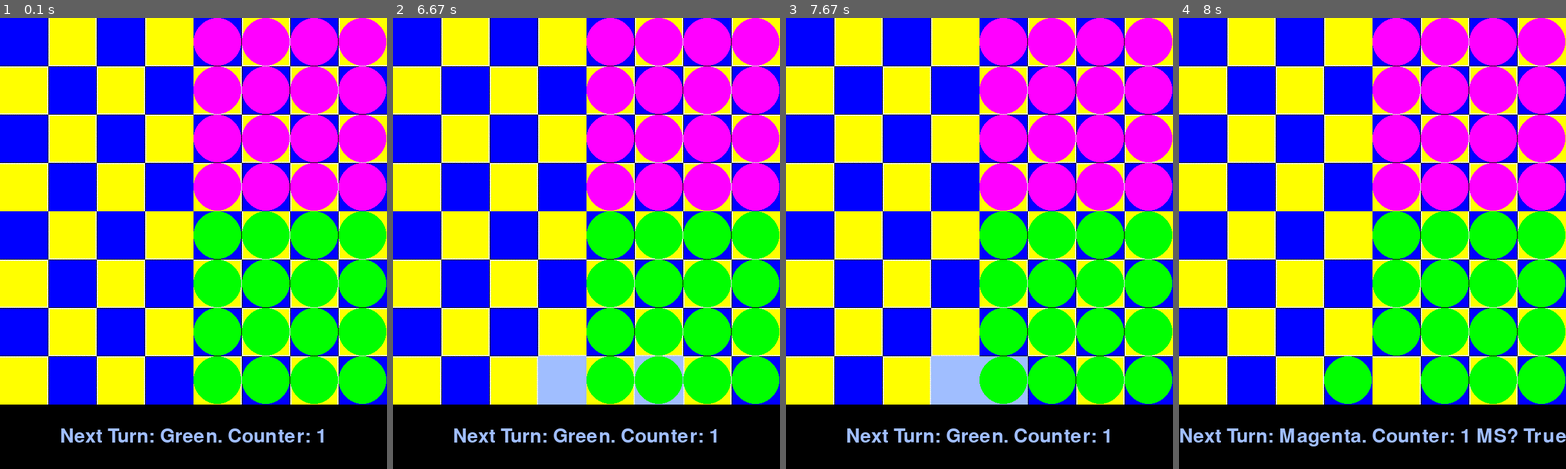
Above: before the commit, frames 1-4 (left to right).
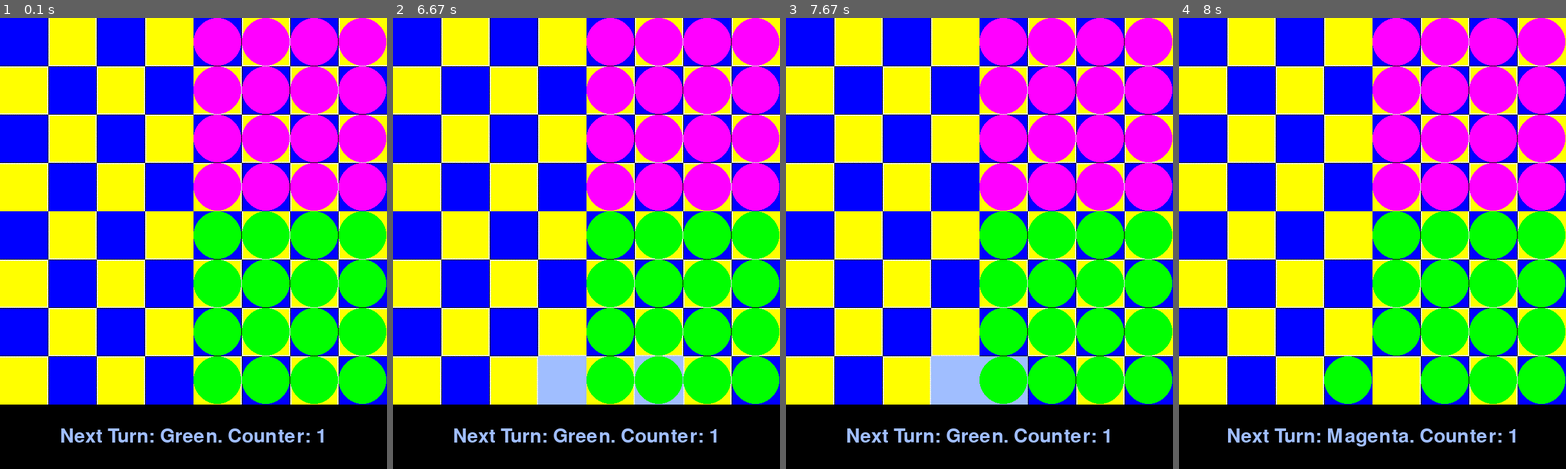
Above: after the commit, the same moments.

Repository: Patlatus/Pygame-Overcrowded-Trolleybus
Game: pygame game, started from main.py
The game is run twice, just before and just after one commit, with the same random seed, the same clock (stepped at 60 frames per second) and the same inputs.
Inputs (mouse positions are in pixels of both pictures, inside the frame that each line leads up to):
- Up to frame 1 (0.1 s): no input
- Up to frame 2 (6.67 s): click (586, 243) at 0.38 s; click (625, 342) at 0.72 s; click (725, 401) at 1.05 s; click (590, 293) at 1.92 s; click (687, 315) at 2.25 s; click (721, 360) at 2.72 s; click (721, 333) at 3.65 s; click (601, 225) at 3.98 s; click (725, 347) at 4.38 s; click (690, 293) at 4.75 s; click (609, 369) at 5.78 s; click (656, 392) at 6.12 s
- Up to frame 3 (7.67 s): click (994, 365) at 6.85 s; move the mouse to (940, 378) at 7.63 s
- Up to frame 4 (8 s): click (1333, 378) at 7.68 s

Frames 1-3 are identical in both runs. In frame 4, 1.5% of the frame differs, in the area x 0-100%, y 91-95%.

Commit message:
Remove debug checks

Diff:
--- a/main.py
+++ b/main.py
@@ -109,11 +109,11 @@
 		if self.turn == GREEN:
 			self.green += 1
 			self.turn = MAGENTA
-			self.graphics.draw_message("Next Turn: Magenta. Counter: " + str(self.magenta) + " MS? " + str(self.check_if_magenta_stays()) )
+			self.graphics.draw_message("Next Turn: Magenta. Counter: " + str(self.magenta))
 		else:
 			self.magenta += 1
 			self.turn = GREEN
-			self.graphics.draw_message("Next Turn: Green. Counter: " + str(self.green) + " GS? " + str(self.check_if_green_stays()))
+			self.graphics.draw_message("Next Turn: Green. Counter: " + str(self.green))
 
 		self.selected_piece = None
 		self.selected_legal_moves = []
